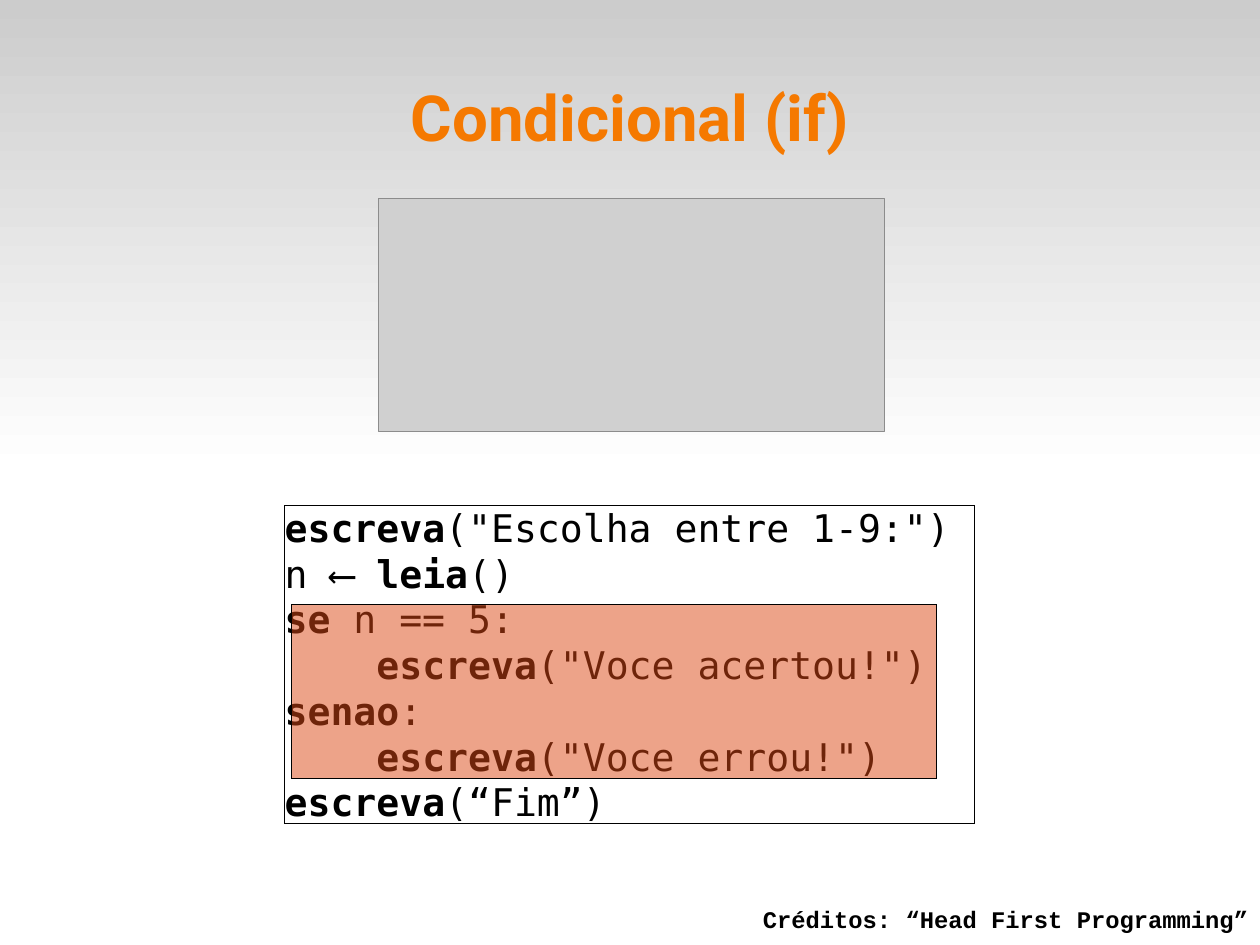
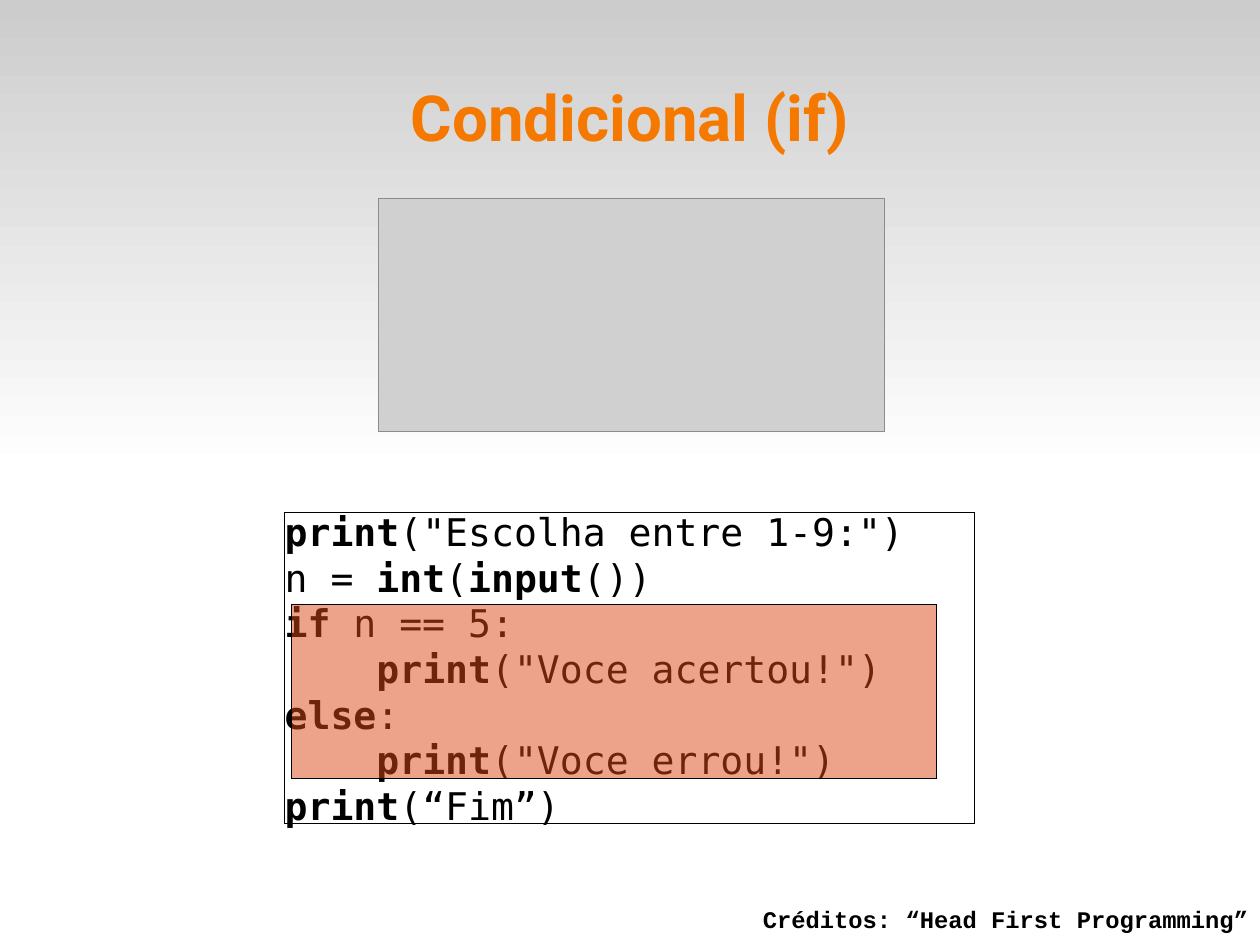
Before and after one commit to fsantanna-uerj/IPD, a slide deck: slide 16 of slides/ipd-03.odp. Drawn at 1260x945 pixels with LibreOffice and Linux fonts; fonts in the diff are those of the drawing; grey boxes stand for pictures. Boxes give left, top, right and bottom in pixels: in the first picture for what was removed or moved away, otherwise in the second. Text is boxed around its words. In the diff, an @@ line names an element or a change of style, - is before the commit and + after.

```diff
--- a/slides/ipd-03.odp
+++ b/slides/ipd-03.odp
@@ text in rectangle at [285, 515, 904, 828]: text changed @@
-escreva("Escolha entre 1-9:")
-n ⟵ leia()
-se n == 5:
-escreva("Voce acertou!")
-senao:
-escreva("Voce errou!")
-escreva(“Fim”)
+print("Escolha entre 1-9:")
+n = int(input())
+if n == 5:
+print("Voce acertou!")
+else:
+print("Voce errou!")
+print(“Fim”)
@@ rectangle "print("Escolha entre 1-9:")": place and size @@
-rectangle "print("Escolha entre 1-9:")" at [285, 505, 974, 823]
+rectangle "print("Escolha entre 1-9:")" at [285, 513, 974, 824]
```
Also in this commit, not shown: 9 other slides changed, 4 slides removed, 7 other files.
